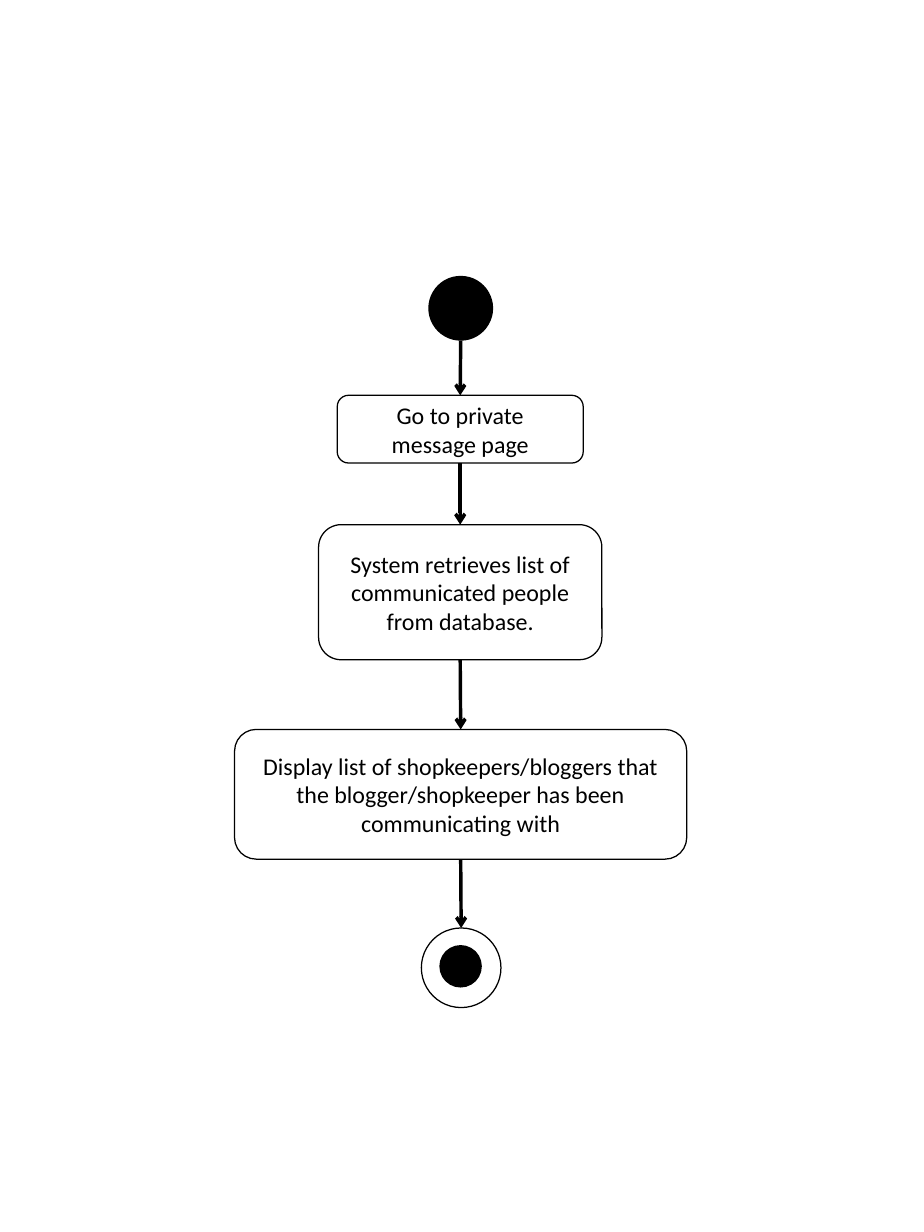
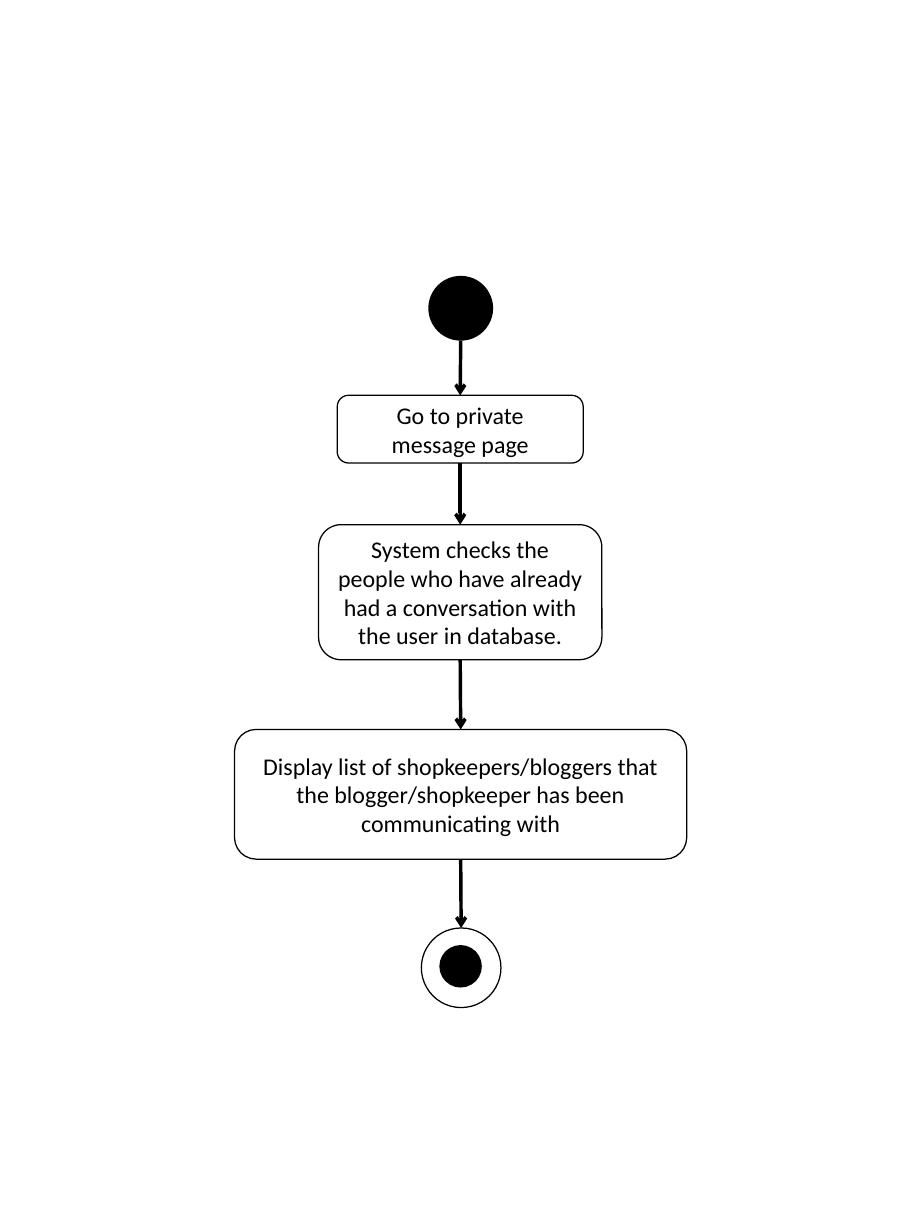
Before and after one commit to asciidaitoon/HanDIYcraft, a slide deck: slide 37 of SRS/AD mob.pptx. Drawn at 924x1232 pixels with LibreOffice and Linux fonts; fonts in the diff are those of the drawing. Boxes give left, top, right and bottom in pixels: in the first picture for what was removed or moved away, otherwise in the second. Text is boxed around its words. In the diff, an @@ line names an element or a change of style, - is before the commit and + after.

```diff
--- a/SRS/AD mob.pptx
+++ b/SRS/AD mob.pptx
@@ text in rounded rectangle at box(338, 541, 582, 644): text changed @@
-System retrieves list of communicated people from database.
+System checks the people who have already had a conversation with the user in database.
```
Also in this commit, not shown: 1 other slide changed, 5 slides added, 59 other files.
